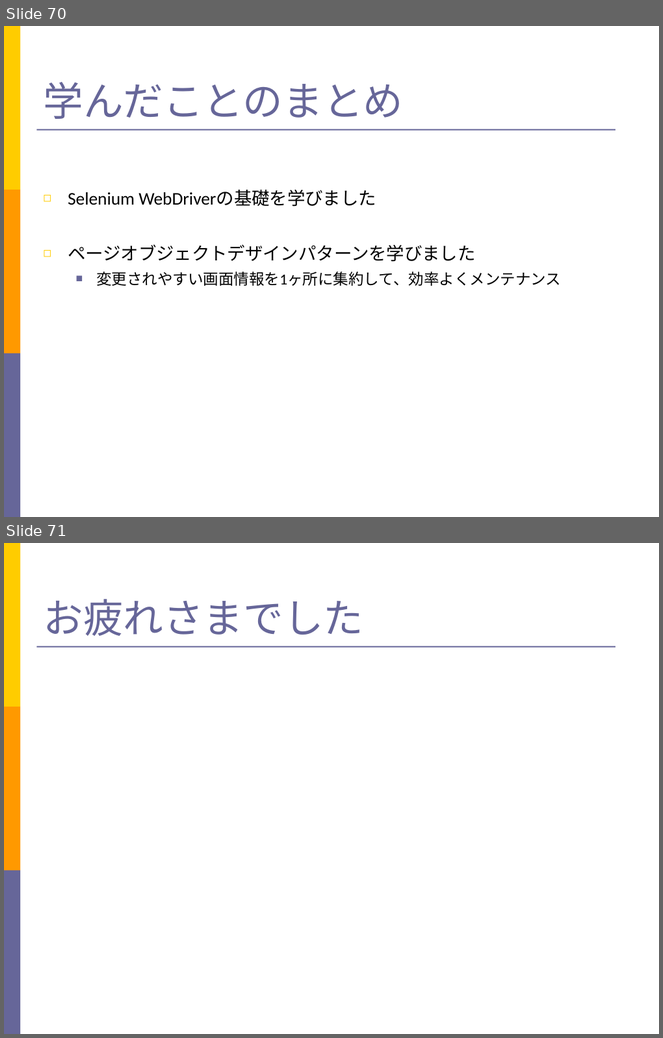
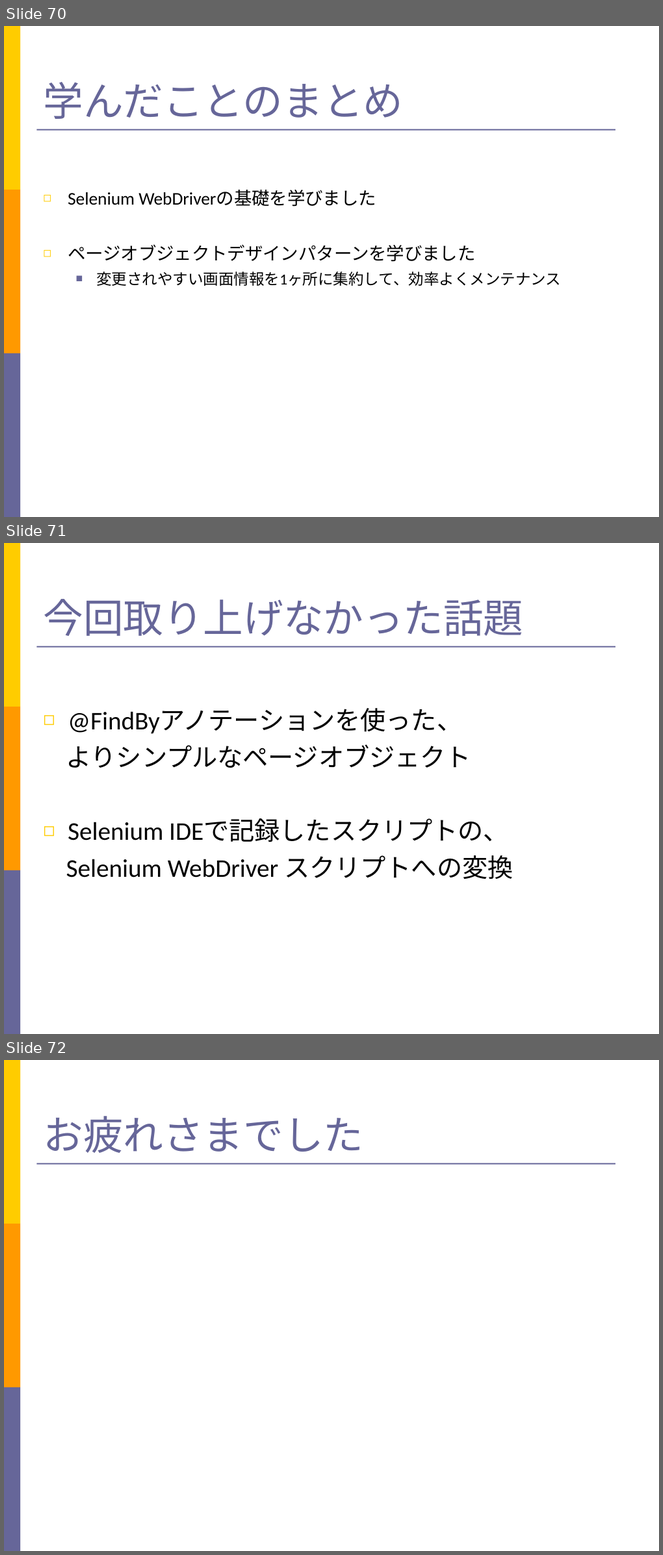
Before and after one commit to yattom/STARHOTEL-Teaching-Materials, a slide deck: teacher/Slide.ppt. Shown one above the other, each under a label of ours: slides 70 and 71 before the commit, slides 70, 71 and 72 after it. The pictures are 663x1038 and 663x1555 pixels, drawn with LibreOffice and Linux fonts; fonts in the diff are those of the drawing. Boxes give left, top, right and bottom in pixels: in the first picture for what was removed or moved away, otherwise in the second. Text is boxed around its words. In the diff, an @@ line names an element or a change of style, - is before the commit and + after.

```diff
--- a/teacher/Slide.ppt
+++ b/teacher/Slide.ppt
@@ slide 71 added at bbox=[4, 543, 659, 1034], background #FFFFFF; not listed: 4 template elements that a slide beside it also shows @@
@@ title added at bbox=[43, 599, 523, 636], 44 pt, text #666699 @@
+今回取り上げなかった話題
@@ text added at bbox=[66, 708, 513, 879], 28 pt, text #000000 @@
+◻ @FindByアノテーションを使った、
+よりシンプルなページオブジェクト
+◻ Selenium IDEで記録したスクリプトの、
+Selenium WebDriver スクリプトへの変換
@@ what was slide 71 is now slide 72 @@
```
Also in this commit, not shown: 1 slide changed, 1 other file.
